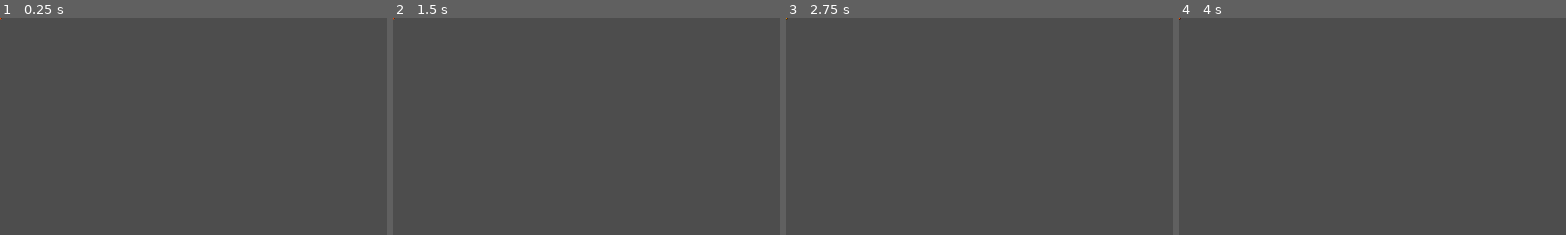
Above: before the commit, frames 1-4 (left to right).
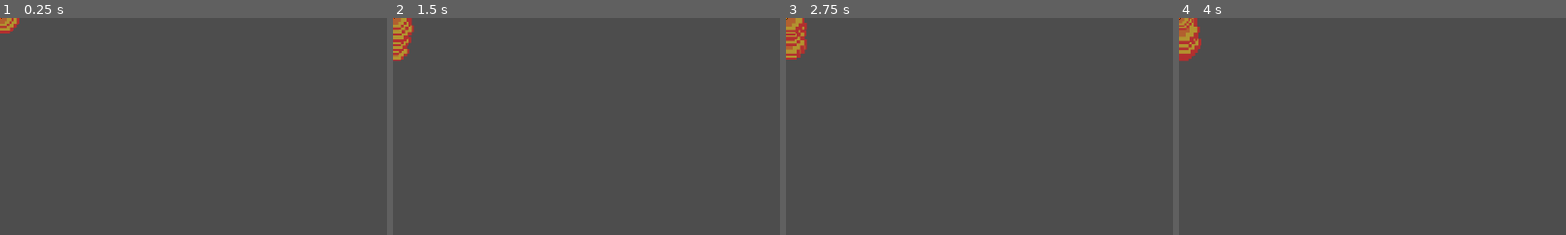
Above: after the commit, the same moments.

Repository: Mark-0909/Type-Wizard-Tower-Defense
Game: Godot game, scene res://nodes/fireball.tscn
The game is run twice, just before and just after one commit, with the same random seed, the same clock (stepped at 60 frames per second) and the same inputs. This scene is started directly instead of the project's main scene.
Inputs:
- Up to frame 1 (0.25 s): no input
- Up to frame 2 (1.5 s): tap Enter at 0.5 s; hold D 0.53-1.28 s; tap Space (Clear) at 0.6 s; hold S from 1.28 s (still down); tap B at 1.35 s
- Up to frame 3 (2.75 s): release S at 2.03 s; hold D from 2.03 s (still down); tap C at 2.1 s
- Up to frame 4 (4 s): tap Space (Clear) at 2.75 s; release D at 2.78 s; hold W 2.78-3.53 s; tap E at 2.85 s; tap Enter at 3.5 s; hold A from 3.53 s (still down); tap F at 3.6 s
The pictures show only the part of the screen within x 0-50%, y 0-50%; the shares and areas given below are measured in that part.

The runs differ from the first frame. In frame 1, 0.3% of the frame differs, in the area x 0-6%, y 0-8%; in frame 2, 0.9%; in frame 3, 1.0%; in frame 4, 1.0%, in the area x 0-6%, y 0-21%.

Commit message:
added trail

Diff:
--- a/nodes/fireball.tscn
+++ b/nodes/fireball.tscn
@@ -1,12 +1,20 @@
-[gd_scene load_steps=10 format=3 uid="uid://b0gx2emfmg7vy"]
+[gd_scene load_steps=12 format=3 uid="uid://b0gx2emfmg7vy"]
 
 [ext_resource type="Script" path="res://nodes/fireball.gd" id="1_p76eb"]
+[ext_resource type="Texture2D" uid="uid://cokk4mlnthq3m" path="res://assets/enemy/dust.png" id="2_1kiqw"]
 [ext_resource type="Texture2D" uid="uid://7kk1hd3fxa0" path="res://assets/wizard/fireball1.png" id="2_fb5lx"]
 [ext_resource type="Texture2D" uid="uid://cky7kl3qr1gwo" path="res://assets/wizard/fireballgone3.png" id="2_gv462"]
 [ext_resource type="Texture2D" uid="uid://ca50bevfdv3tg" path="res://assets/wizard/fireballgone2.png" id="3_fkesf"]
 [ext_resource type="Texture2D" uid="uid://bl1l35gxe33if" path="res://assets/wizard/fireball2.png" id="3_mn42y"]
 [ext_resource type="Texture2D" uid="uid://byaemgqmhhthi" path="res://assets/wizard/fireball3.png" id="4_2qc6o"]
 [ext_resource type="Texture2D" uid="uid://n0041ndjprib" path="res://assets/wizard/fireballgone1.png" id="4_y0bwu"]
+
+[sub_resource type="ParticleProcessMaterial" id="ParticleProcessMaterial_ygrwo"]
+particle_flag_disable_z = true
+gravity = Vector3(0, 98, 0)
+scale_min = 0.0
+scale_max = 2.0
+scale_over_velocity_max = 1.0
 
 [sub_resource type="SpriteFrames" id="SpriteFrames_ros1a"]
 animations = [{
@@ -60,6 +68,13 @@
 scale = Vector2(0.17713, 0.182292)
 script = ExtResource("1_p76eb")
 
+[node name="GPUParticles2D" type="GPUParticles2D" parent="."]
+scale = Vector2(0.135, 0.135)
+amount = 15
+process_material = SubResource("ParticleProcessMaterial_ygrwo")
+texture = ExtResource("2_1kiqw")
+visibility_rect = Rect2(-100, -100, 194.87, 198.15)
+
 [node name="AnimatedSprite2D" type="AnimatedSprite2D" parent="."]
 position = Vector2(2.38419e-07, -2)
 scale = Vector2(0.609375, 0.59375)
@@ -73,4 +88,7 @@
 scale = Vector2(3.76169, 3.64632)
 shape = SubResource("CircleShape2D_3h5e6")
 
+[node name="Marker2D" type="Marker2D" parent="."]
+position = Vector2(0, -5.4857)
+
 [connection signal="body_entered" from="." to="." method="_on_body_entered"]
--- /dev/null
+++ b/nodes/line.tscn
@@ -0,0 +1,6 @@
+[gd_scene load_steps=2 format=3 uid="uid://s0faqii8mt45"]
+
+[ext_resource type="Script" path="res://nodes/line_2d.gd" id="1_ubcbv"]
+
+[node name="Line" type="Line2D"]
+script = ExtResource("1_ubcbv")
--- /dev/null
+++ b/nodes/line_2d.gd
@@ -0,0 +1,25 @@
+extends Line2D
+
+@export var point_length: int = 50
+var start_pos := Vector2.ZERO
+
+func _ready():
+	# Set the starting position to where the parent is at the beginning
+	start_pos = get_parent().global_position
+
+	# Make sure the Line2D draws from its local position
+	global_position = start_pos
+
+func _process(delta: float) -> void:
+	# Get the parent’s current global position
+	var current_pos = get_parent().global_position
+
+	# Convert the current position to relative coordinates (relative to Line2D’s global_position)
+	var relative_point = current_pos - global_position
+
+	# Add the relative point to the line
+	add_point(relative_point)
+
+	# Keep the trail at a max length
+	while get_point_count() > point_length:
+		remove_point(0)
--- a/scripts/wizard.gd
+++ b/scripts/wizard.gd
@@ -39,7 +39,8 @@
 		fireball.target = enemy
 
 	get_parent().add_child(fireball)
-	fireball.scale = Vector2(.2,2)
+	fireball.scale = Vector2(.2,3)
+
 	fireball.z_index = 1000
 	fireball.global_position = marker_2d.global_position
 
Binary file added: assets/enemy/dust.png
Not shown, added: assets/enemy/dust.png.import
